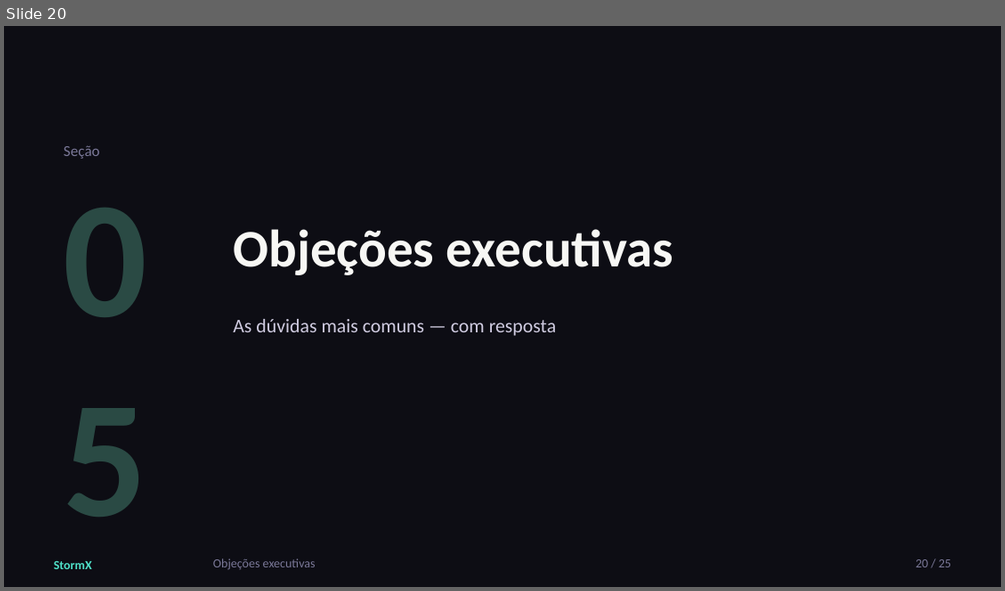
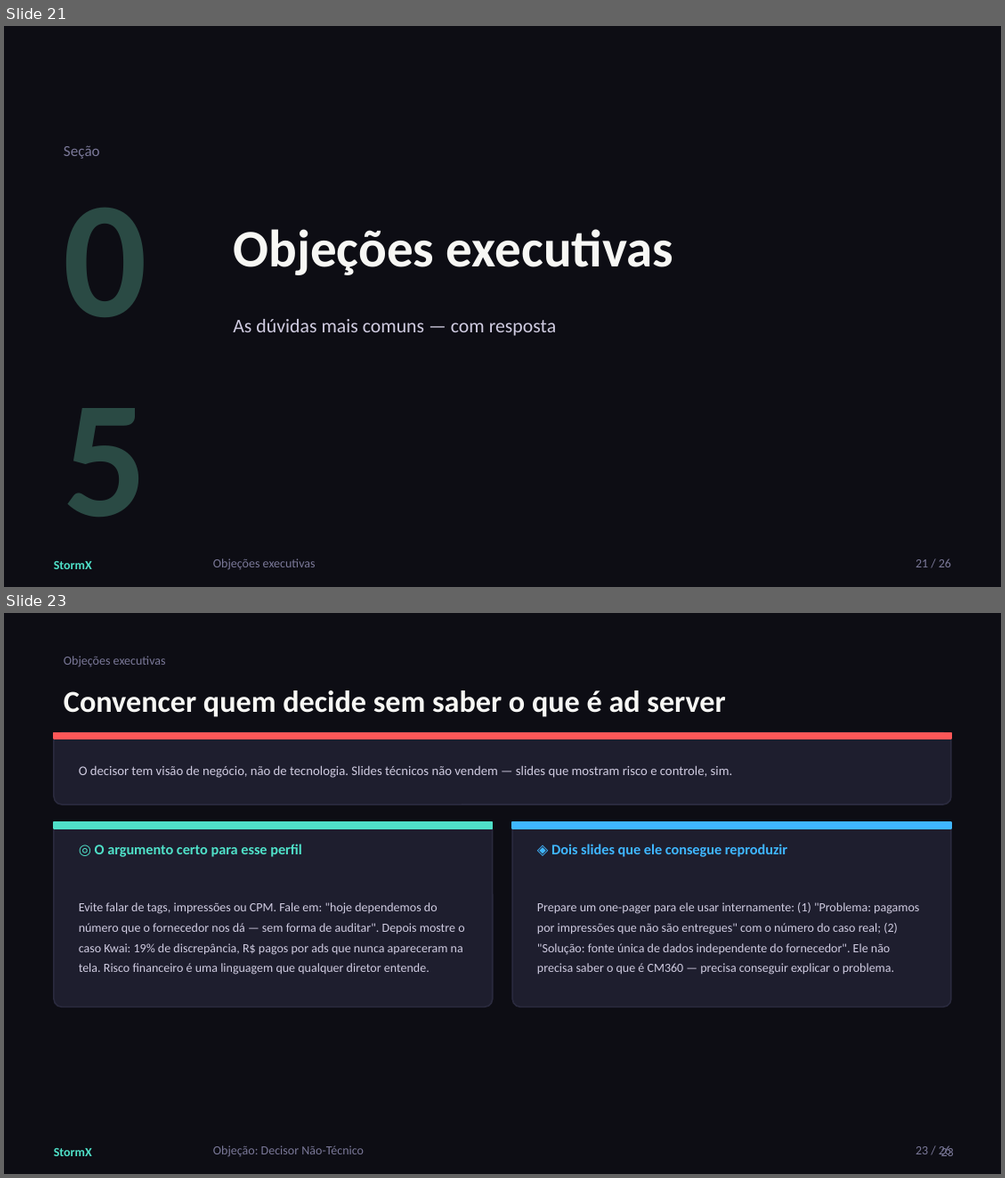
Before and after one commit to falssp/Projeto-NC, a slide deck: Treinamentos/CM360XFT-IN/StormX_-_CM360xFTIN_v01.pptx. Shown one above the other, each under a label of ours: slide 20 before the commit, slides 21 and 23 after it; the slides between them are not shown. The pictures are 1005x591 and 1005x1178 pixels, drawn with LibreOffice and Linux fonts; fonts in the diff are those of the drawing. Boxes give left, top, right and bottom in pixels: in the first picture for what was removed or moved away, otherwise in the second. Text is boxed around its words. In the diff, an @@ line names an element or a change of style, - is before the commit and + after.

```diff
--- a/Treinamentos/CM360XFT-IN/StormX_-_CM360xFTIN_v01.pptx
+++ b/Treinamentos/CM360XFT-IN/StormX_-_CM360xFTIN_v01.pptx
@@ slide 23 added at box(4, 613, 1001, 1174), background #0D0D14; not listed: 1 template element that a slide beside it also shows @@
@@ text added at box(64, 656, 166, 667), 9 pt, text #7A7898 @@
+Objeções executivas
@@ text added at box(64, 690, 725, 717), 22 pt, text #F7F7F4, bold @@
+Convencer quem decide sem saber o que é ad server
@@ rounded rectangle added at box(54, 732, 951, 804), fill #1E1E2E, outline #2A2A3E 1 pt @@
@@ rectangle added at box(54, 732, 951, 738), fill #FF5758, outline #FF5758 1 pt @@
@@ text added at box(79, 765, 733, 778), 9.5 pt, text #CFCBE0 @@
+O decisor tem visão de negócio, não de tecnologia. Slides técnicos não vendem — slides que mostram risco e controle, sim.
@@ rounded rectangle added at box(54, 822, 493, 1006), fill #1E1E2E, outline #2A2A3E 1 pt @@
@@ rectangle added at box(54, 822, 493, 828), fill #4FE0C8, outline #4FE0C8 1 pt @@
@@ rounded rectangle added at box(512, 822, 951, 1006), fill #1E1E2E, outline #2A2A3E 1 pt @@
@@ rectangle added at box(512, 822, 951, 828), fill #3FB6FF, outline #3FB6FF 1 pt @@
@@ text added at box(95, 844, 302, 857), 10.5 pt, text #4FE0C8, bold @@
+◎ O argumento certo para esse perfil
@@ text added at box(551, 844, 787, 857), 10.5 pt, text #3FB6FF, bold @@
+◈ Dois slides que ele consegue reproduzir
@@ text added at box(79, 902, 464, 974), 9 pt, text #CFCBE0 @@
+Evite falar de tags, impressões ou CPM. Fale em: "hoje dependemos do número que o fornecedor nos dá — sem forma de auditar". Depois mostre o caso Kwai: 19% de discrepância, R$ pagos por ads que nunca apareceram na tela. Risco financeiro é uma linguagem que qualquer diretor entende.
@@ text added at box(537, 902, 919, 974), 9 pt, text #CFCBE0 @@
+Prepare um one-pager para ele usar internamente: (1) "Problema: pagamos por impressões que não são entregues" com o número do caso real; (2) "Solução: fonte única de dados independente do fornecedor". Ele não precisa saber o que é CM360 — precisa conseguir explicar o problema.
@@ text added at box(213, 1145, 364, 1157), 9 pt, text #7A7898 @@
+Objeção: Decisor Não-Técnico
@@ text added at box(915, 1145, 951, 1156), 9 pt, text #7A7898 @@
+23 / 26
@@ page number added at box(941, 1146, 954, 1156), 9 pt, text #7A7898 @@
+23
@@ what was slide 20 is now slide 21 @@
@@ slide 21 changed as well @@
@@ text at box(915, 558, 951, 567): text changed @@
-20 / 25
+21 / 26
```
Also in this commit, not shown: 22 other slides changed, 2 other slides added, 2 slides removed, 1 other file.
